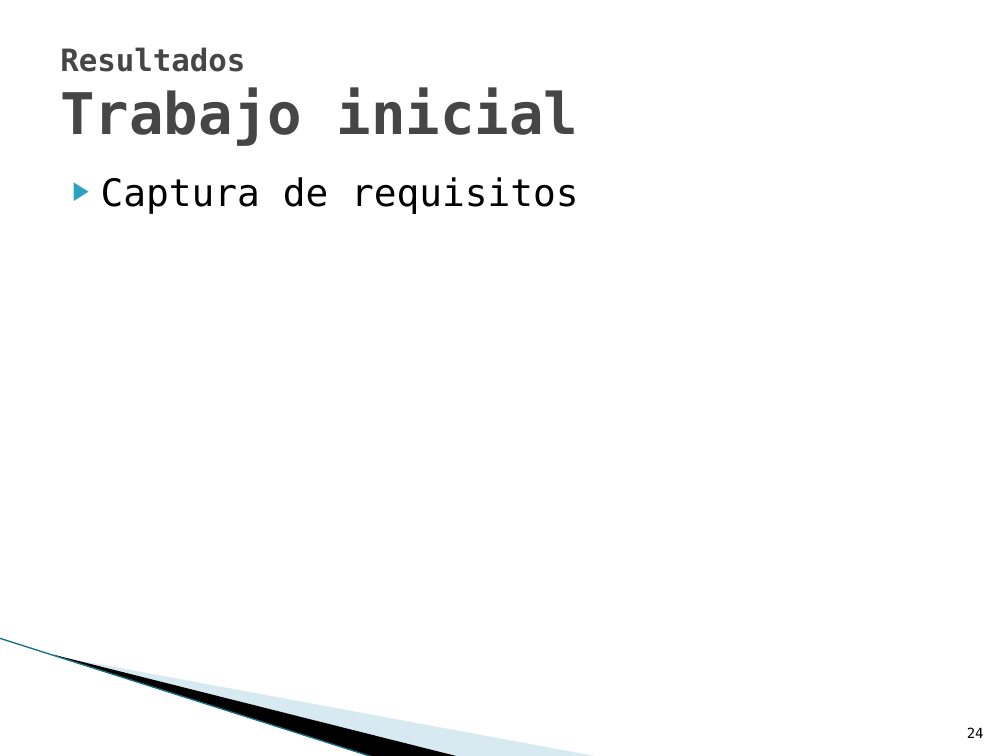
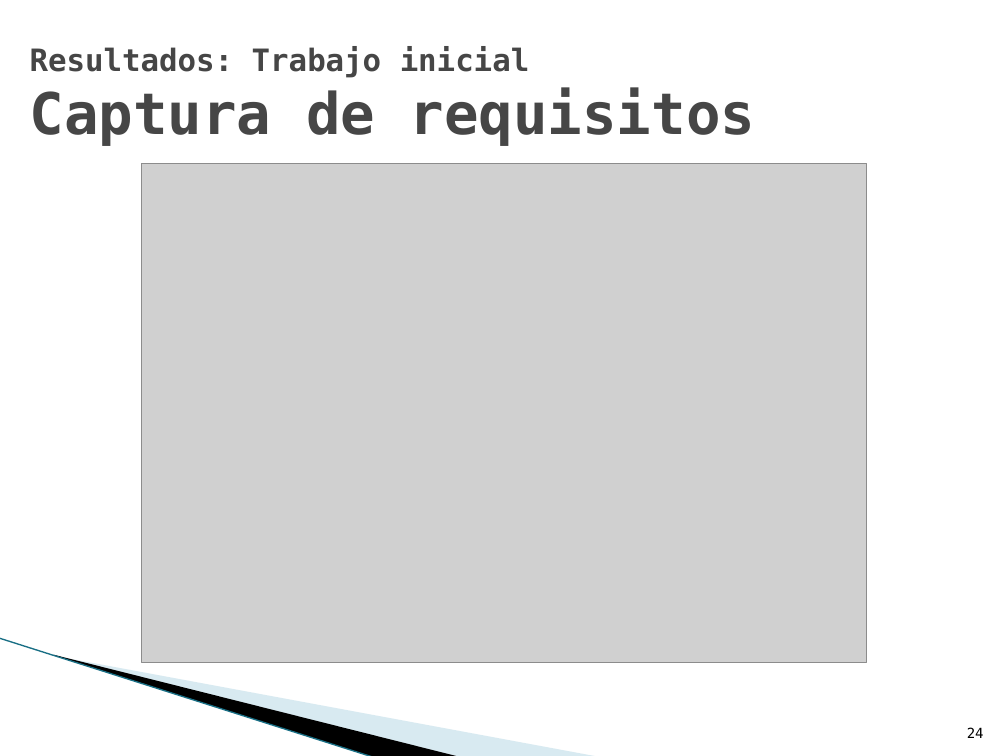
Before and after one commit to txedo/uclm-esi-alarcos, a slide deck: slide 24 of presentation/presentation.pptx. Drawn at 1008x756 pixels with LibreOffice and Linux fonts; fonts in the diff are those of the drawing; grey boxes stand for pictures; background and template pictures are left out. Boxes give left, top, right and bottom in pixels: in the first picture for what was removed or moved away, otherwise in the second. Text is boxed around its words. In the diff, an @@ line names an element or a change of style, - is before the commit and + after.

```diff
--- a/presentation/presentation.pptx
+++ b/presentation/presentation.pptx
@@ title at (30,46,755,146): text changed; size 41 to 22 pt @@
-Resultados
-Trabajo inicial
+Resultados: Trabajo inicial
+Captura de requisitos
@@ text removed at (101,177,579,214) @@
-▶ Captura de requisitos
@@ picture added at (141,163,867,662) @@
```
Also in this commit, not shown: 13 slides added, 21 other files.
